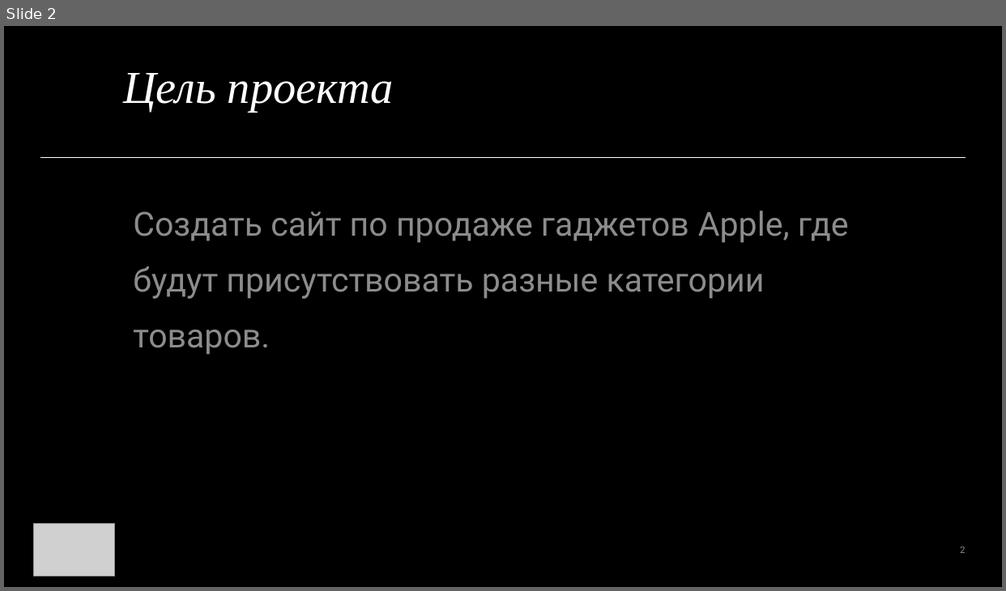
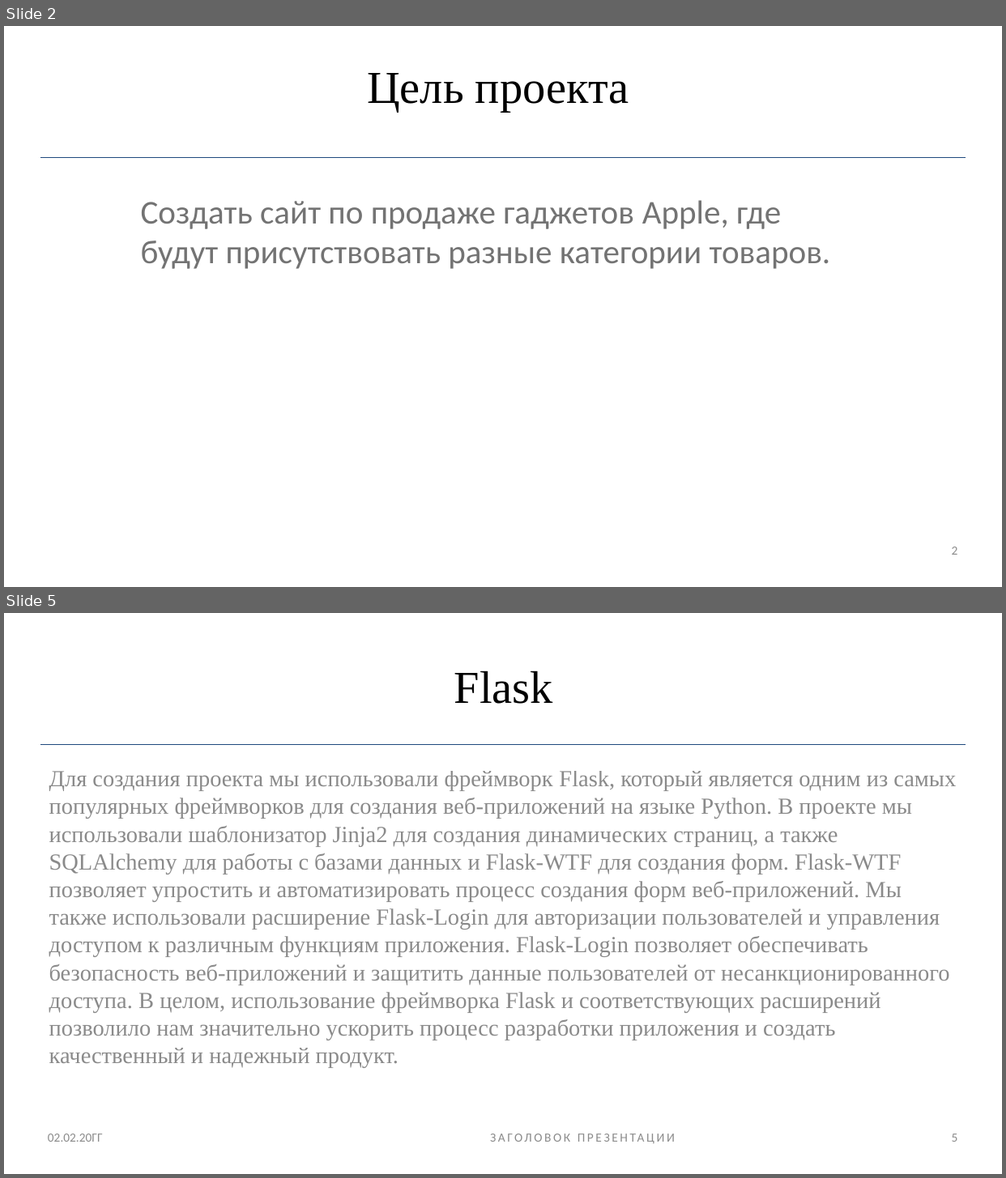
Before and after one commit to R1ccoon/Ip3s, a slide deck: not_site_files/pres.pptx. Shown one above the other, each under a label of ours: slide 2 before the commit, slides 2 and 5 after it; the slides between them are not shown. The pictures are 1006x591 and 1006x1178 pixels, drawn with LibreOffice and Linux fonts; fonts in the diff are those of the drawing; grey boxes stand for pictures. Boxes give left, top, right and bottom in pixels: in the first picture for what was removed or moved away, otherwise in the second. Text is boxed around its words. In the diff, an @@ line names an element or a change of style, - is before the commit and + after.

```diff
--- a/not_site_files/pres.pptx
+++ b/not_site_files/pres.pptx
@@ slide 5 added at box(4, 613, 1002, 1174), background #FFFFFF @@
@@ title added at box(454, 671, 553, 704), 44 pt, text #000000 @@
+Flask
@@ line added from (40, 745) to (966, 745), #1F497D 0.5 pt @@
@@ text added at box(49, 771, 956, 1068), 22.2 pt, text #000000 at 46% opacity @@
+Для создания проекта мы использовали фреймворк Flask, который является одним из самых популярных фреймворков для создания веб-приложений на языке Python. В проекте мы использовали шаблонизатор Jinja2 для создания динамических страниц, а также SQLAlchemy для работы с базами данных и Flask-WTF для создания форм. Flask-WTF позволяет упростить и автоматизировать процесс создания форм веб-приложений. Мы также использовали расширение Flask-Login для авторизации пользователей и управления доступом к различным функциям приложения. Flask-Login позволяет обеспечивать безопасность веб-приложений и защитить данные пользователей от несанкционированного доступа. В целом, использование фреймворка Flask и соответствующих расширений позволило нам значительно ускорить процесс разработки приложения и создать качественный и надежный продукт.
@@ text added at box(362, 1117, 803, 1158), 12 pt, text #8C8C8C @@
+ЗАГОЛОВОК ПРЕЗЕНТАЦИИ
@@ text added at box(48, 1134, 103, 1142), 12 pt, text #8C8C8C @@
+02.02.20ГГ
@@ page number added at box(952, 1134, 958, 1142), 12 pt, text #8C8C8C @@
+5
@@ slide 2 changed as well @@
@@ background #000000 to #FFFFFF @@
@@ title "Цель проекта" at box(367, 73, 629, 112): text colour #FFFFFF to #000000, italic off; alignment left to centre @@
@@ line (40, 158) - (965, 158): stroke #FFFFFF 0.5 pt to #1F497D 0.5 pt @@
@@ text "Создать сайт по продаже гаджетов ..." at box(141, 200, 831, 269): font Roboto to Calibri, text colour #FFFFFF at 55% opacity to #000000 at 55% opacity; line spacing 1.4 to 1; less space between paragraphs @@
@@ picture removed at box(34, 524, 115, 577) @@
@@ page number at box(952, 547, 958, 555): size 9 to 12 pt, font Roboto to Calibri, text colour #FFFFFF at 55% opacity to #8C8C8C @@
```
Also in this commit, not shown: 7 other slides changed, 1 other slide added, 1 slide removed.
